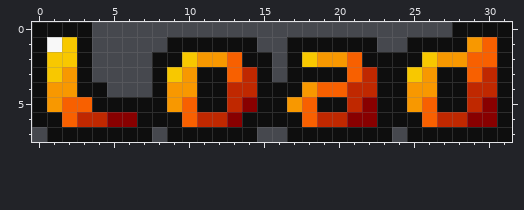
File history of a pixel-art sprite, resources/menu/textures/profile/load/load_big.png. The first picture shows the starting point.
The file is 160x40 pixels, drawn in blocks of 5x5; one block is one cell here.
After:
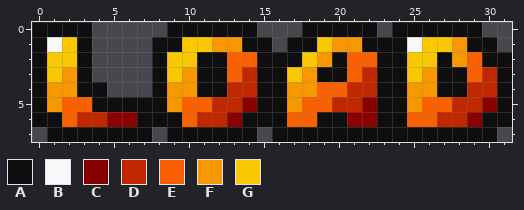
Palette (. is transparent): A #0e0e0e  B #f8f8f8  C #880000  D #c02800  E #f86000  F #f89800  G #f8c800
Changes in this commit:
Colour A is added in row 0 at x 9 to 14, 18 to 22 and 24 to 27; in row 1 at x 8, 15 and 23 to 24; in rows 2 to 3 at x 16; in row 7 at x 16 and 24.
Colour A replaces colour C in row 6 at x 30.
Colour A replaces colour D in row 6 at x 19 to 20.
Colour A replaces colour E in rows 1 to 2 at x 30.
Colour A replaces colour F in row 1 at x 29; in row 2 at x 11 to 12, 20 and 27.
Colour B replaces colour A in row 1 at x 25.
Colour D replaces colour A in row 5 at x 12, 20 and 28.
Colour E replaces colour A in row 2 at x 14 and 22; in row 5 at x 11, 19 and 27; in row 6 at x 17 and 25.
Colour F replaces colour A in row 1 at x 12 to 13, 20 to 21 and 28; in row 3 at x 18; in row 4 at x 17.
Colour G replaces colour A in row 1 at x 10 to 11, 19 and 26 to 27; in row 2 at x 9 and 25; in row 3 at x 17.
The edit erases colour A in row 0 at x 30 to 31; in row 1 at x 31; in row 7 at x 31.
Pixel boxes of the changes (left, top, right, bottom) in both pictures:
changed: (152, 22, 512, 142)
